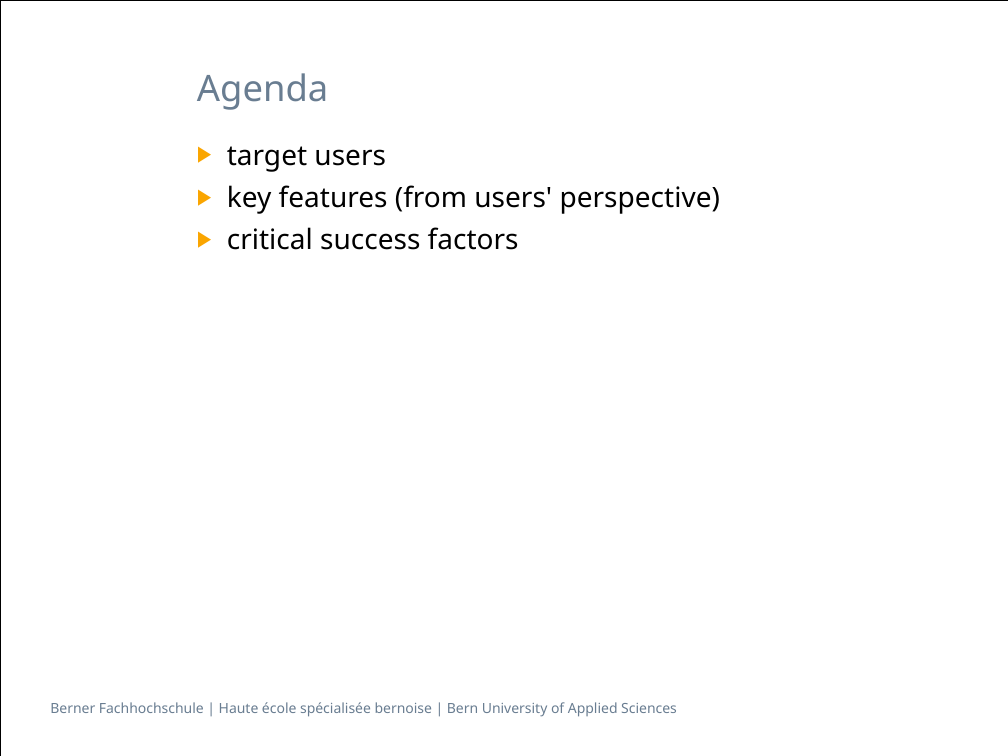
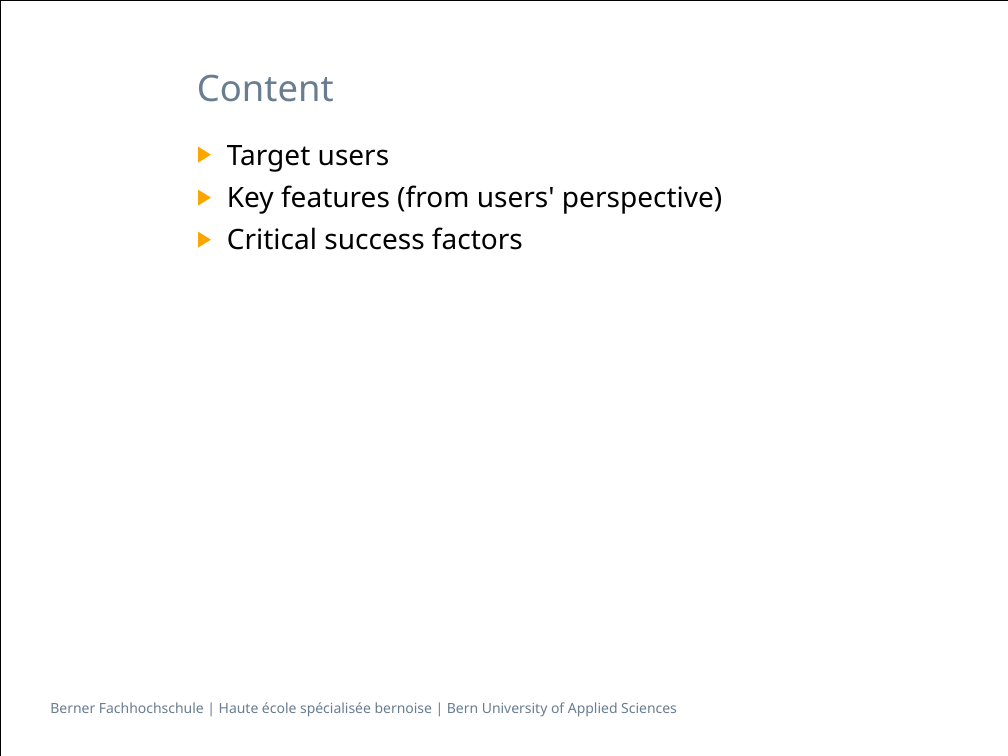
Before and after one commit to zyssm4/ch.bfh.btx8081.w2015.red, a slide deck: slide 2 of doc/Task01/Task01.pptx. Drawn at 1008x756 pixels with LibreOffice and Linux fonts; fonts in the diff are those of the drawing. Boxes give left, top, right and bottom in pixels: in the first picture for what was removed or moved away, otherwise in the second. Text is boxed around its words. In the diff, an @@ line names an element or a change of style, - is before the commit and + after.

```diff
--- a/doc/Task01/Task01.pptx
+++ b/doc/Task01/Task01.pptx
@@ title at [197,74,334,102]: text changed @@
-Agenda
+Content
@@ text at [227,145,722,250]: text changed @@
-▶ target users
-▶ key features (from users' perspective)
-▶ critical success factors
+▶ Target users
+▶ Key features (from users' perspective)
+▶ Critical success factors
```
Also in this commit, not shown: 1 other slide changed.
